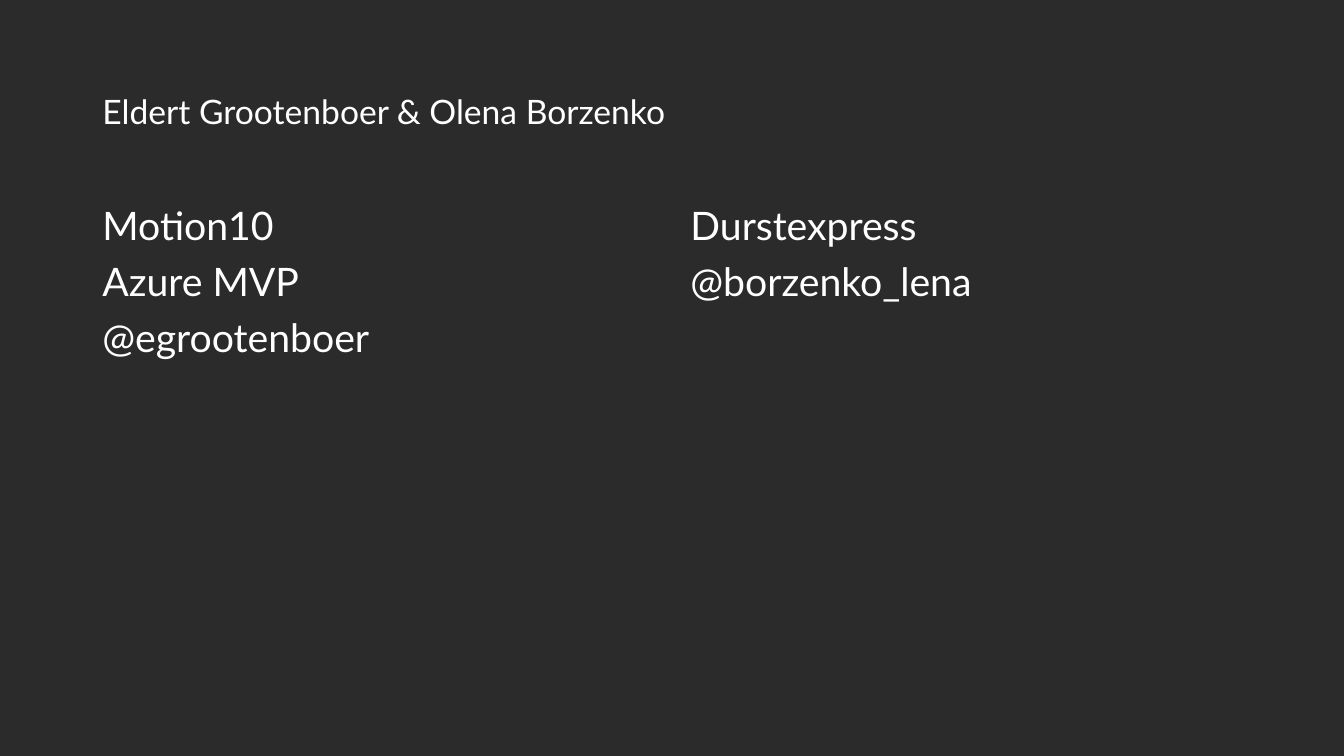
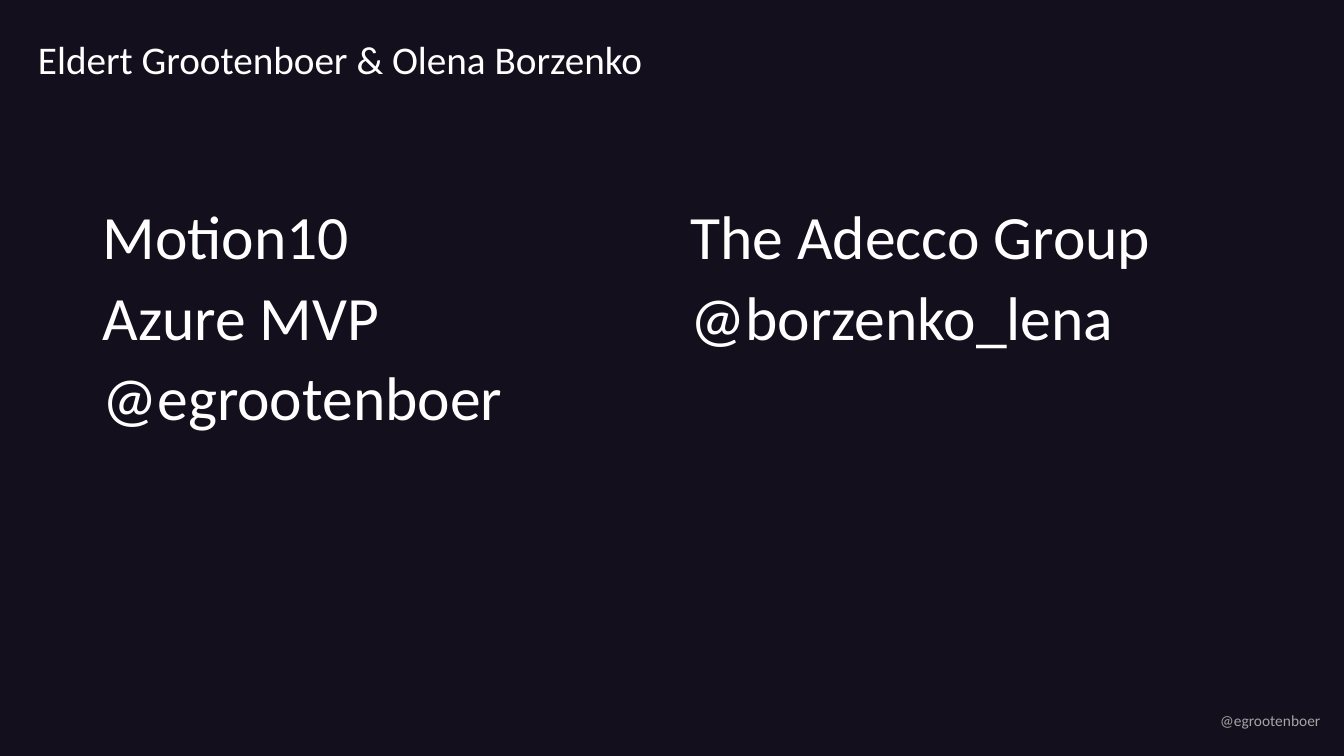
Before and after one commit to EldertGrootenboer/Implementing-an-Event-Sourcing-strategy-on-Azure, a slide deck: slide 3 of Implementing an Event Sourcing strategy on Azure.pptx (slide 2 before the commit). Drawn at 1344x756 pixels with LibreOffice and Linux fonts; fonts in the diff are those of the drawing; background and template pictures are left out; a plain dark background stands for a picture behind light text. Boxes give left, top, right and bottom in pixels: in the first picture for what was removed or moved away, otherwise in the second. Text is boxed around its words. In the diff, an @@ line names an element or a change of style, - is before the commit and + after.

```diff
--- a/Implementing an Event Sourcing strategy on Azure.pptx
+++ b/Implementing an Event Sourcing strategy on Azure.pptx
@@ background picture (left out) to #130F1C @@
@@ title "Eldert Grootenboer & Olena Borzenko": place and size @@
-title "Eldert Grootenboer & Olena Borzenko" at (102,99,665,125)
+title "Eldert Grootenboer & Olena Borzenko" at (38,46,642,75)
@@ title "Eldert Grootenboer & Olena Borzenko" at (38,46,642,75): size 24 to 28 pt, font Lato to Calibri @@
@@ text "Motion10" at (102,216,502,431): size 28 to 44 pt, font Lato to Calibri @@
@@ text at (690,216,1150,269): text changed; size 28 to 44 pt; font Lato to Calibri @@
-Durstexpress
+The Adecco Group
@@ text at (690,297,1113,349): size 28 to 44 pt, font Lato to Calibri in "@borzenko_lena" @@
@@ text added at (1220,715,1320,729), 11 pt, text #A5A5A5 @@
+@egrootenboer
```
Also in this commit, not shown: 31 other slides changed, 1 slide added.
